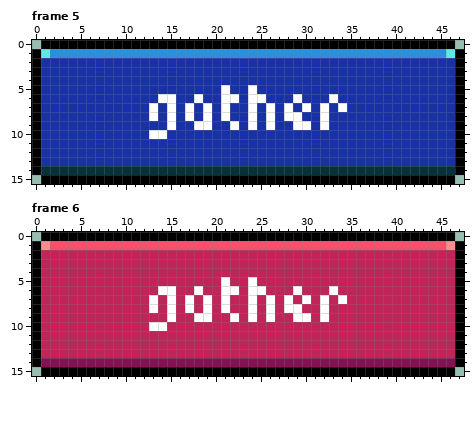
Pixel-art file: assets/images/p1-btn.ase. The picture above is the old version.
48x16 pixels, 6 frames. Shown: frame 5, frame 6. The commit also changed other frames, which this record leaves out.
After the commit:
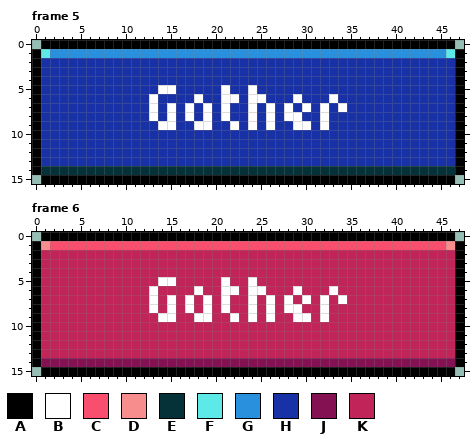
Palette (. is transparent): A #000000  B #ffffff  C #f94e6d  D #f78d8d  E #053239  F #5ee9e9  G #2890dc  H #1831a7  J #841252  K #c12458
Difference:
Frame 5:
y 5: x 14..15 HH -> BB
y 6: x 13..15 HBB -> BHH
y 9: x 14 H -> B
y 10: x 13..14 BB -> HH
Frame 6:
y 5: x 14..15 KK -> BB
y 6: x 13..15 KBB -> BKK
y 9: x 14 K -> B
y 10: x 13..14 BB -> KK
Pixel boxes of the changes (left, top, right, bottom) in both pictures:
changed: (149, 85, 176, 139)
changed: (149, 277, 176, 331)
